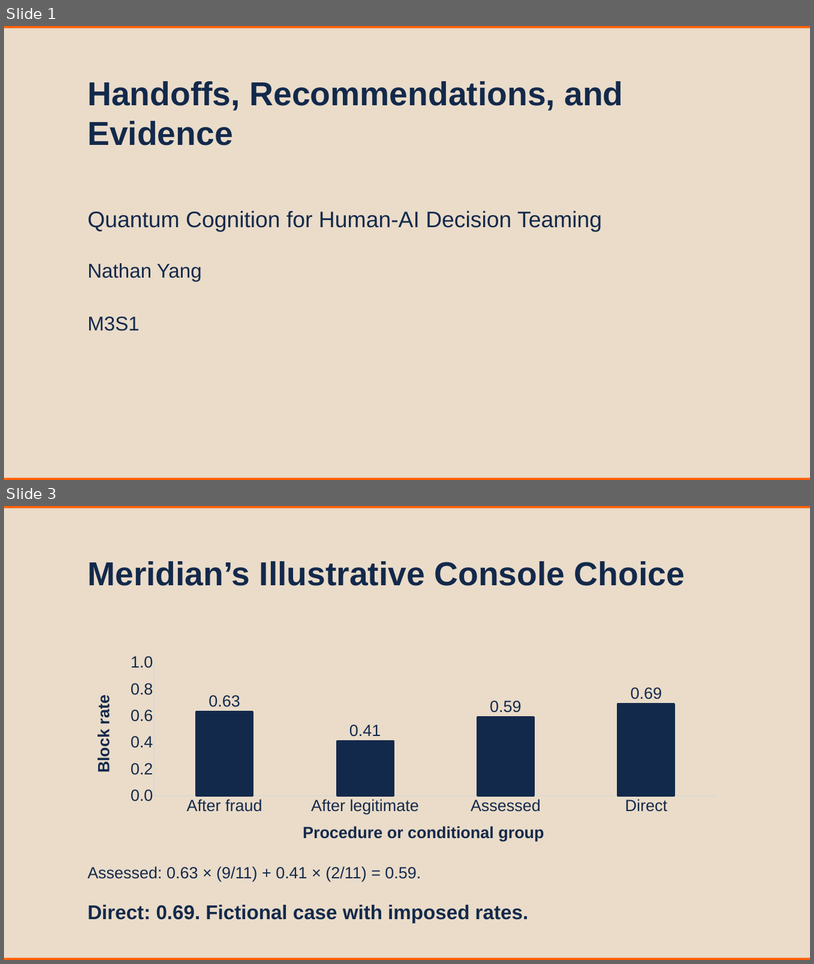
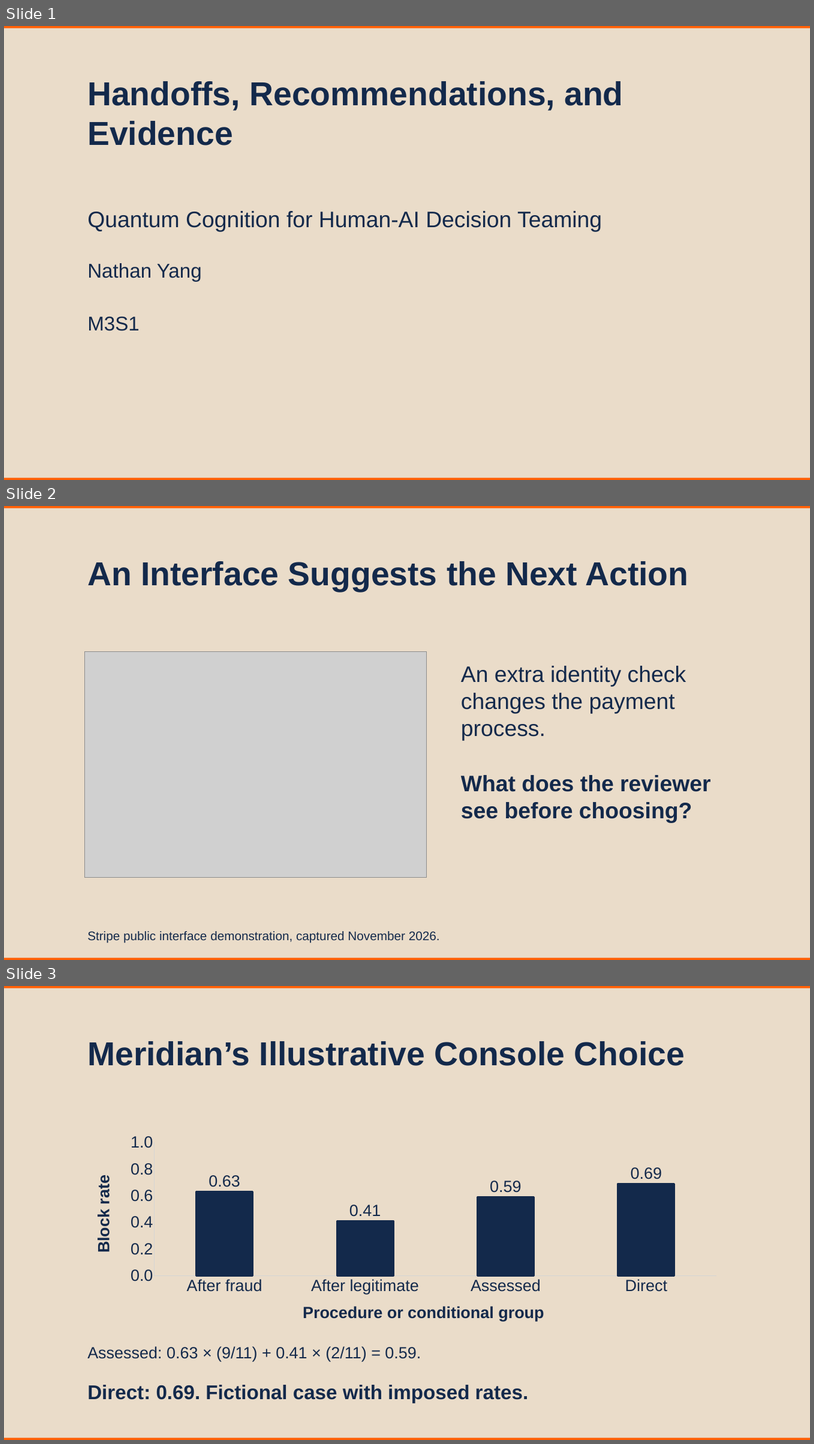
Before and after one commit to nene88991999/MSBAi_QuantumCognition, a slide deck: 03_Live_Sessions/M3S1_Handoffs_Recommendations_and_Evidence.pptx. Shown one above the other, each under a label of ours: slides 1 and 3 before the commit, slides 1, 2 and 3 after it; the slides between them are not shown. The pictures are 814x964 and 814x1444 pixels, drawn with LibreOffice and Linux fonts; fonts in the diff are those of the drawing; grey boxes stand for pictures. Boxes give left, top, right and bottom in pixels: in the first picture for what was removed or moved away, otherwise in the second. Text is boxed around its words. In the diff, an @@ line names an element or a change of style, - is before the commit and + after.

Commit message:
Add workshop visuals and official interface examples to all eight live sessions

```diff
--- a/03_Live_Sessions/M3S1_Handoffs_Recommendations_and_Evidence.pptx
+++ b/03_Live_Sessions/M3S1_Handoffs_Recommendations_and_Evidence.pptx
@@ slide 2 added at (4,506,810,960), background #EADCC9 @@
@@ rectangle added at (4,506,810,508), fill #FF5F05 @@
@@ text added at (87,561,689,591), 80 pt, text #13294B, bold @@
+An Interface Suggests the Next Action
@@ picture added at (84,651,427,877) @@
@@ text added at (461,666,687,741), 54 pt, text #13294B @@
+An extra identity check changes the payment process.
@@ text added at (461,775,711,822), 54 pt, text #13294B, bold @@
+What does the reviewer see before choosing?
@@ text added at (87,931,440,942), 30 pt, text #13294B @@
+Stripe public interface demonstration, captured November 2026.
@@ rectangle added at (4,957,810,960), fill #FF5F05 @@
```
Also in this commit, not shown: 2 other slides added, 3 slides removed, 34 other files.
